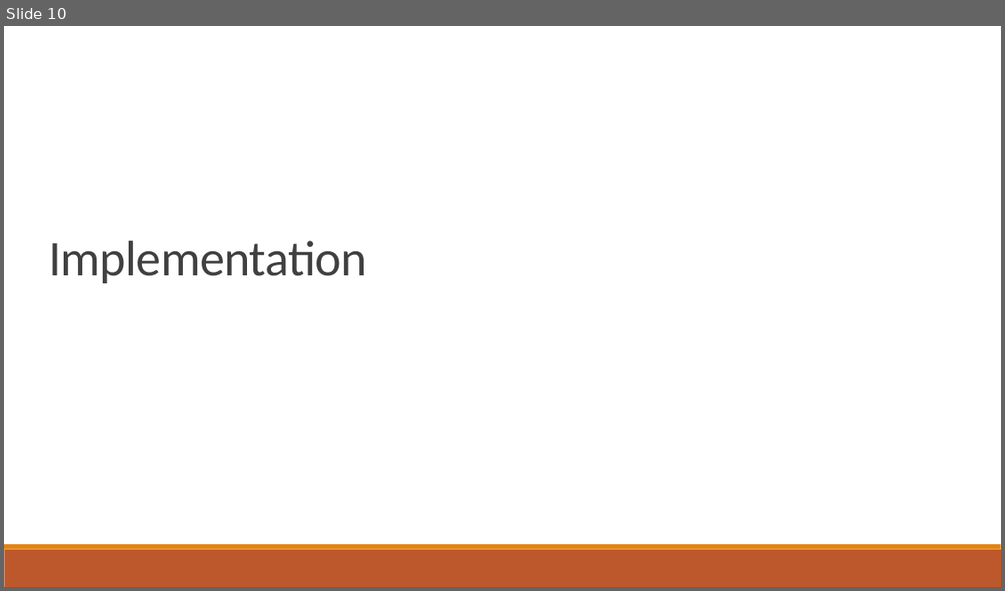
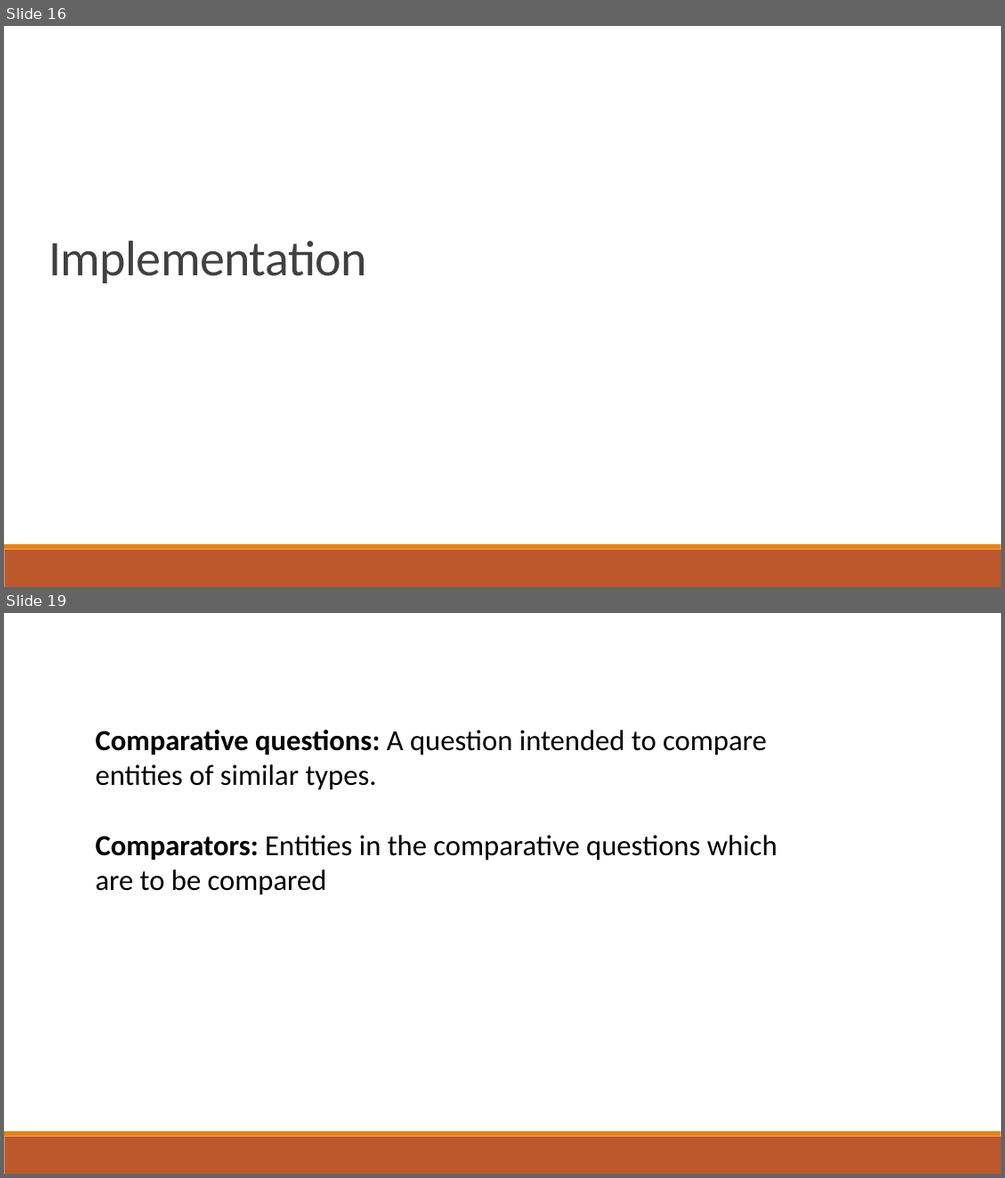
Before and after one commit to jalanreddy/GitHub, a slide deck: Presentation.pptx. Shown one above the other, each under a label of ours: slide 10 before the commit, slides 16 and 19 after it; the slides between them are not shown. The pictures are 1005x591 and 1005x1178 pixels, drawn with LibreOffice and Linux fonts; fonts in the diff are those of the drawing. Boxes give left, top, right and bottom in pixels: in the first picture for what was removed or moved away, otherwise in the second. Text is boxed around its words. In the diff, an @@ line names an element or a change of style, - is before the commit and + after.

```diff
--- a/Presentation.pptx
+++ b/Presentation.pptx
@@ slide 19 added at <box>4,613,1001,1174</box>, background #FFFFFF; not listed: 2 template elements that a slide beside it also shows @@
@@ text added at <box>96,730,777,895</box>, 28 pt, text #000000 @@
+Comparative questions: A question intended to compare entities of similar types.
+Comparators: Entities in the comparative questions which are to be compared
@@ what was slide 10 is now slide 16 @@
```
Also in this commit, not shown: 6 slides changed, 31 other slides added, 2 other files.
